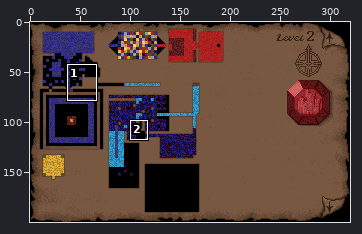
Edited in one commit: sprite sheet (Misc/Maps/UW2/UW2_EV2.png). The picture above shows the old version from afar; the outline marks the close-up.
Close-up. The starting point:
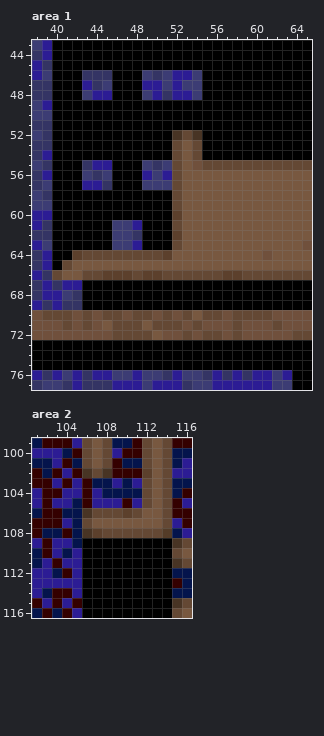
The file is 320x200 pixels. Colours within 5 levels of each other are drawn and written as one. Shown: area 1: x 38..65, y 43..77; area 2: x 101..116, y 99..116. The commit also changed other parts of the picture, which this record leaves out.
The result:
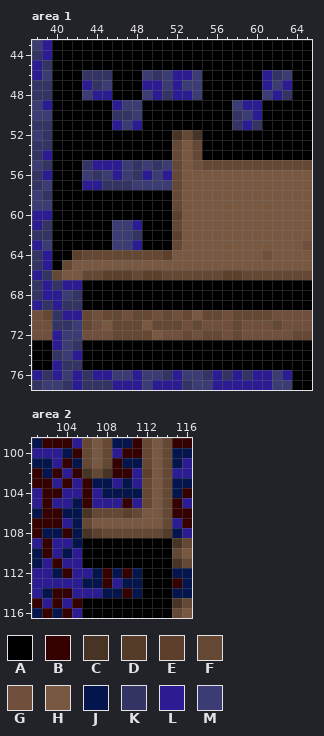
Palette (. is transparent): A #000000  B #340000  C #483424  D #543c28  E #5c402c  F #644834  G #70503c  H #785840  J #04144c  K #343464  L #2c1c94  M #3c3c74
The edit:
--- area 1
@@ x 38..65 @@
 45 LKAAAAAAAAAAAAAAAAAAAAAAAAAA
-46 LMAAAKKKAAAMKMLLMAAAAAAAAAAA
-47 KKAAALKMAAALLMLMMAAAAAAAAAAA
-48 KKAAAMLLAAAMLKLLMAAAAAAAAAAA
-49 MLAAAAAAAAAAAAAAAAAAAAAAAAAA
-50 MMAAAAAAAAAAAAAAAAAAAAAAAAAA
-51 KKAAAAAAAAAAAAAAAAAAAAAAAAAA
+46 LMAAAKKKAAAMKMLLMAAAAAALKMAA
+47 KKAAALKMAAALLMLMMAAAAAALMLAA
+48 KKAAAMLLAAAMLKLLMAAAAAAMLKAA
+49 MLAAAAAALMMAAAAAAAAAMLLAAAAA
+50 MMAAAAAAKKMAAAAAAAAAKMLAAAAA
+51 KKAAAAAALMLAAAAAAAAAKLKAAAAA
 52 MKAAAAAAAAAAAACFCAAAAAAAAAAA
@@ x 44..50 @@
 54 AAAAAAA
-55 LLAAAMK
-56 KMAAALM
-57 LKAAAMM
+55 LLLMKMK
+56 KMLMKLM
+57 LKKKMMM
 58 AAAAAAA
@@ x 38..44 @@
 69 LKLKKAA
-70 GFFFGFG
-71 GGGFGFG
-72 GGGGGGG
-73 AAAAAAA
-74 AAAAAAA
-75 AAAAAAA
+70 GFKLLFG
+71 GGKKMFG
+72 GGLMMGG
+73 AALMKAA
+74 AAKMLAA
+75 AALKKAA
 76 LKLMLKL
--- area 2
@@ x 109..113 @@
 101 BJJFH
-102 BBBEH
+102 BBLEH
 103 LJLFH
@@ x 104..113 @@
 111 LLAAAAAAAA
-112 BLAAAAAAAA
-113 LLAAAAAAAA
-114 BLAAAAAAAA
+112 BLLJBJBJAA
+113 LLJJBLJJAA
+114 BLLLJJBJAA
 115 LBAAAAAAAA
Where, in picture pixels (left, top, right, bottom), the same in both close-ups:
changed: (232, 70, 292, 130)
changed: (112, 100, 142, 130)
changed: (112, 160, 142, 190)
changed: (52, 310, 82, 370)
changed: (132, 468, 142, 478)
changed: (82, 568, 142, 598)
